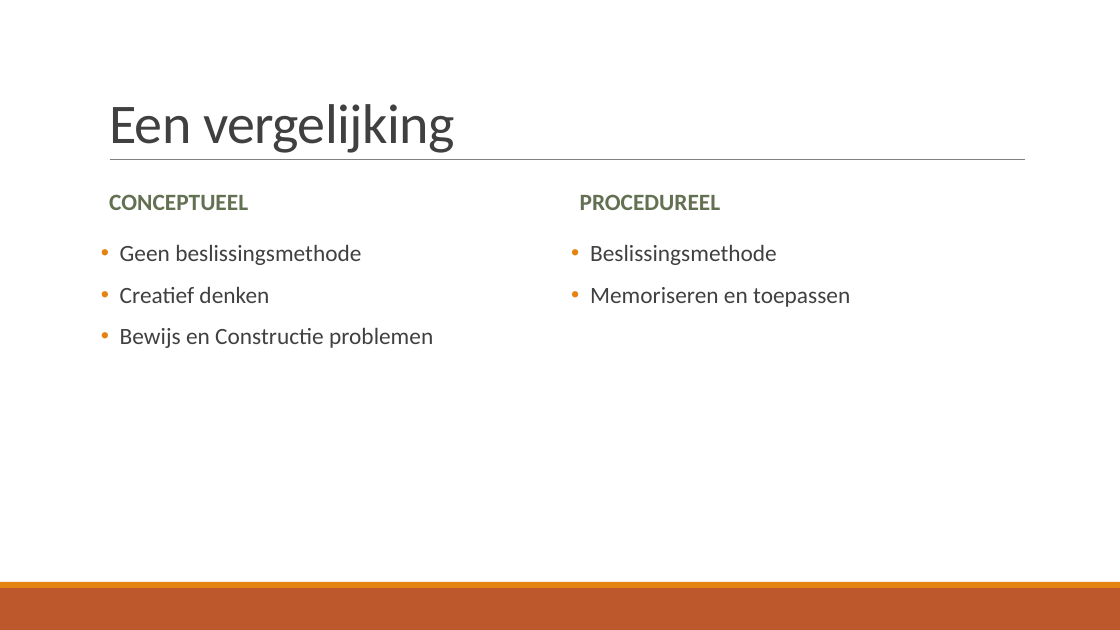
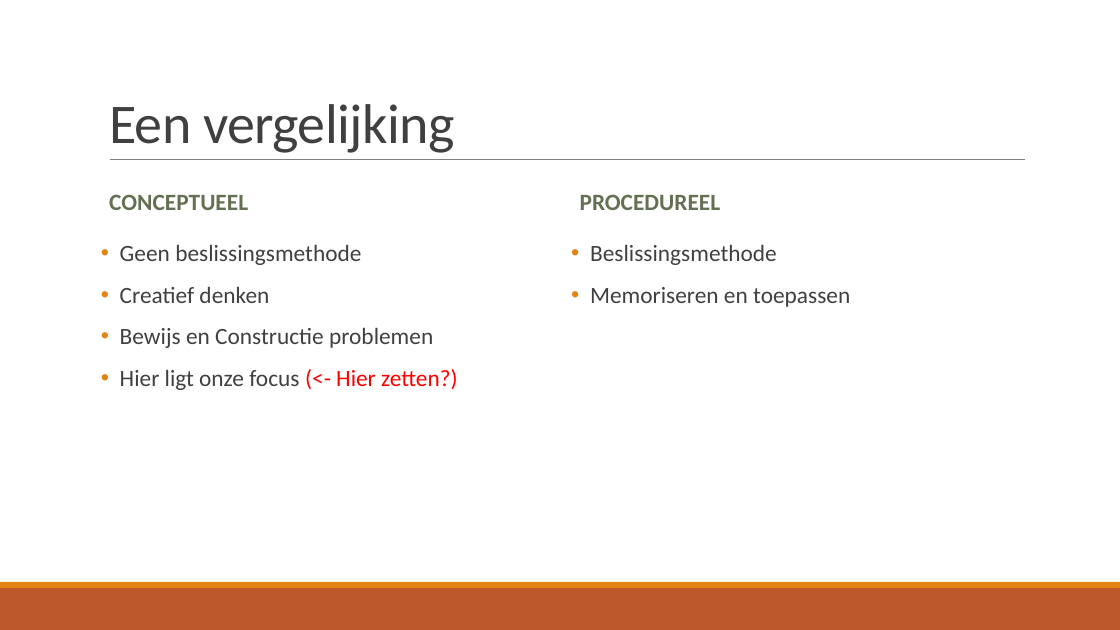
Before and after one commit to TomDeGroote/Bachelorproef, a slide deck: slide 5 of Opdracht 2/Literatuurstudie.pptx. Drawn at 1120x630 pixels with LibreOffice and Linux fonts; fonts in the diff are those of the drawing. Boxes give left, top, right and bottom in pixels: in the first picture for what was removed or moved away, otherwise in the second. Text is boxed around its words. In the diff, an @@ line names an element or a change of style, - is before the commit and + after.

```diff
--- a/Opdracht 2/Literatuurstudie.pptx
+++ b/Opdracht 2/Literatuurstudie.pptx
@@ text at (120, 369, 458, 390): paragraph added @@
+• Hier ligt onze focus (<- Hier zetten?)
```
Also in this commit, not shown: 4 other slides changed, 1 slide added, 1 slide removed.
